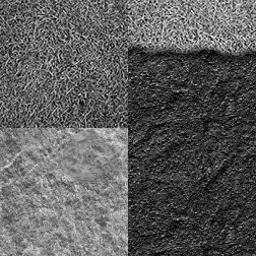
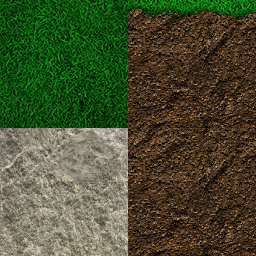
Layers edited between the first and the second 256x256 image:
added layer "DirtGrass_TopGrass" above "DirtGrass" over <box>128,0,256,19</box>
added layer "DirtGrass" above "Rock" over <box>128,0,256,128</box>
painted on "Rock" over <box>0,128,128,256</box>
removed layer "DirtGrass_S" over <box>128,0,256,128</box>
painted on "Dirt" over <box>128,128,256,256</box>
painted on "Grass" over <box>0,0,128,128</box>
